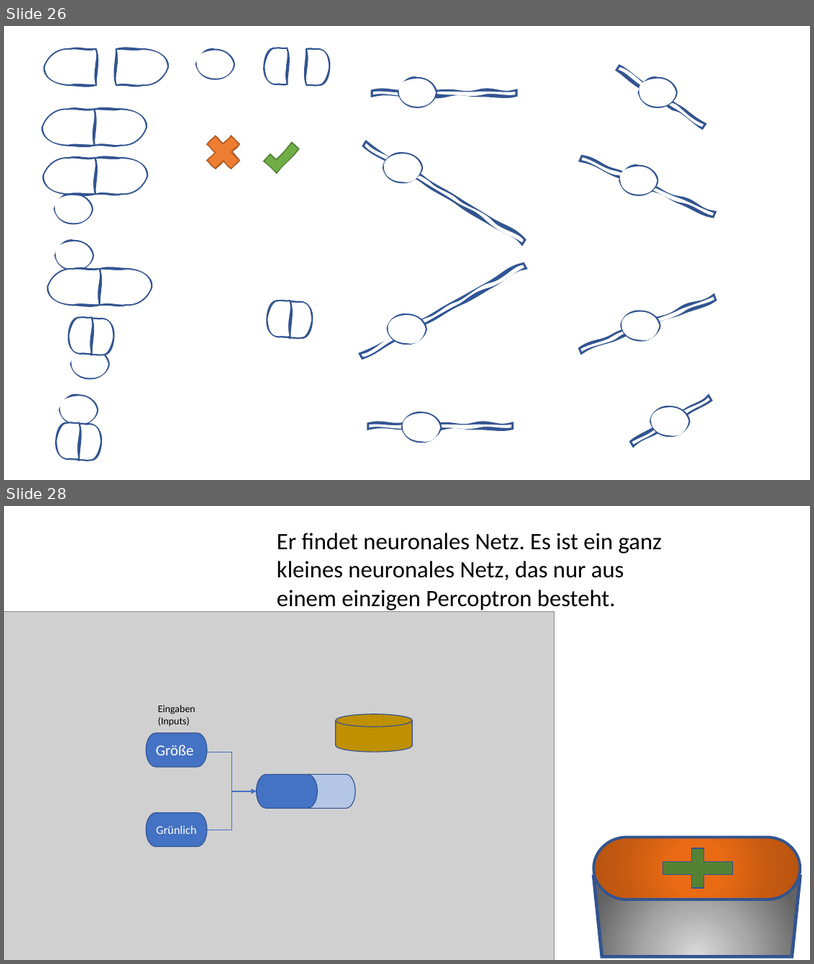
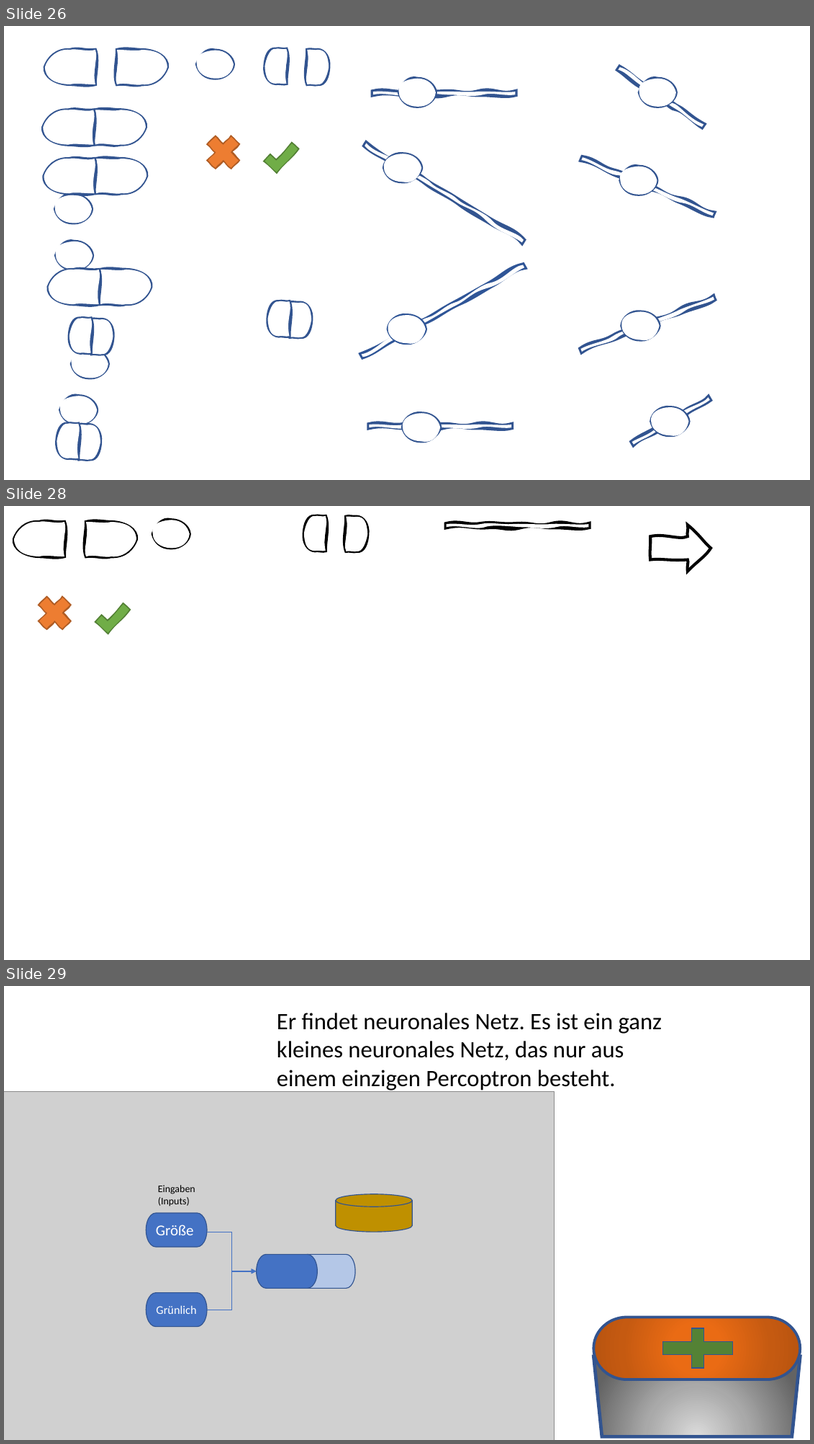
Before and after one commit to TiLuHa/perceptron, a slide deck: pptx/Birnen.pptx. Shown one above the other, each under a label of ours: slides 26 and 28 before the commit, slides 26, 28 and 29 after it; the slides between them are not shown. The pictures are 814x964 and 814x1444 pixels, drawn with LibreOffice and Linux fonts; fonts in the diff are those of the drawing; grey boxes stand for pictures. Boxes give left, top, right and bottom in pixels: in the first picture for what was removed or moved away, otherwise in the second. Text is boxed around its words. In the diff, an @@ line names an element or a change of style, - is before the commit and + after.

```diff
--- a/pptx/Birnen.pptx
+++ b/pptx/Birnen.pptx
@@ slide 28 added at (4, 506, 810, 960), background #FFFFFF @@
@@ freeform shape added at (14, 522, 64, 556), fill #FFFFFF, outline #000000 3.75 pt @@
@@ freeform shape added at (86, 522, 136, 556), fill #FFFFFF, outline #000000 3.75 pt @@
@@ freeform shape added at (153, 520, 190, 548), fill #FFFFFF, outline #000000 3.5 pt @@
@@ freeform shape added at (304, 516, 326, 551), fill #FFFFFF, outline #000000 3.75 pt @@
@@ freeform shape added at (347, 517, 368, 551), fill #FFFFFF, outline #000000 3.75 pt @@
@@ freeform shape added at (447, 524, 589, 527), fill #FFFFFF, outline #000000 5.25 pt @@
@@ freeform shape added at (651, 525, 711, 572), outline #000000 3.5 pt @@
@@ freeform shape added at (32, 590, 77, 636), fill #ED7D31, outline #AF5C24 3.25 pt @@
@@ freeform shape added at (96, 599, 129, 633), fill #70AD47, outline #538035 3.25 pt @@
@@ what was slide 28 is now slide 29 @@
```
Also in this commit, not shown: 1 slide changed, 1 other file.
